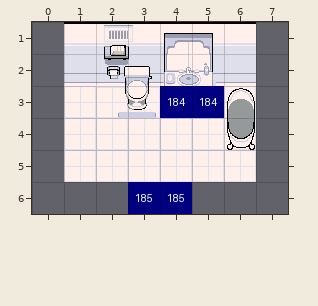
An edit to a level. Tiled map, bgs/maps/room_06.tmx. This is how it looked before the edit.
Cells are 32x32 px. Shown: x 0..7, y 1..6. The old version is drawn lined up with the new one.
After:
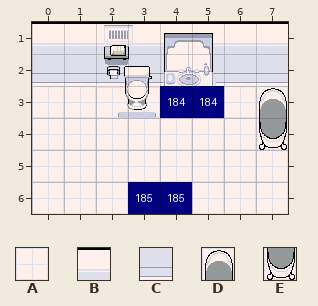
Key: from "room03": A 103, B 110, C 111, D 118, E 119.
_ is an empty cell.
Changes in this commit:
map size 8x8 -> 8x10 cells
Layer "decor":
y 1: x 0 _ -> B; x 7 _ -> B
y 3..4: x 6 _ -> A
Layer "colliders":
y 2: x 0 _ -> C; x 7 _ -> C
y 3: x 0 _ -> A; x 6..7 D_ -> _D
y 4: x 0 _ -> A; x 6..7 E_ -> _E
y 5: x 0 _ -> A; x 7 _ -> A
y 6: x 0..2 ___ -> AAA; x 5..7 ___ -> AAA
Where, in picture pixels (left, top, right, bottom), the same in both pictures:
added: (32, 22, 128, 214)
changed: (192, 22, 288, 214)
